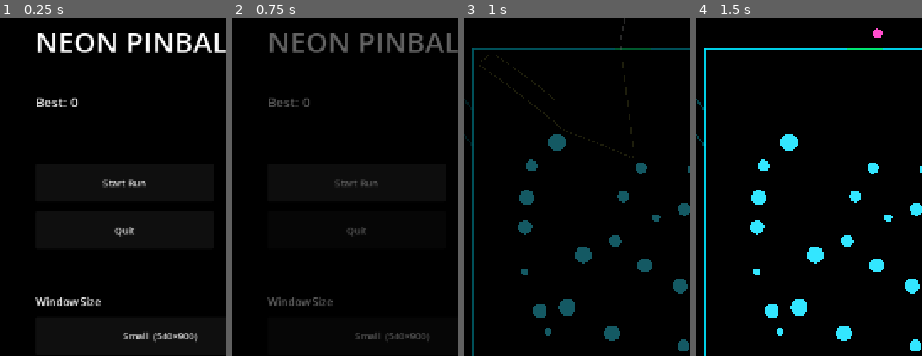
Above: before the commit, frames 1-4 (left to right).
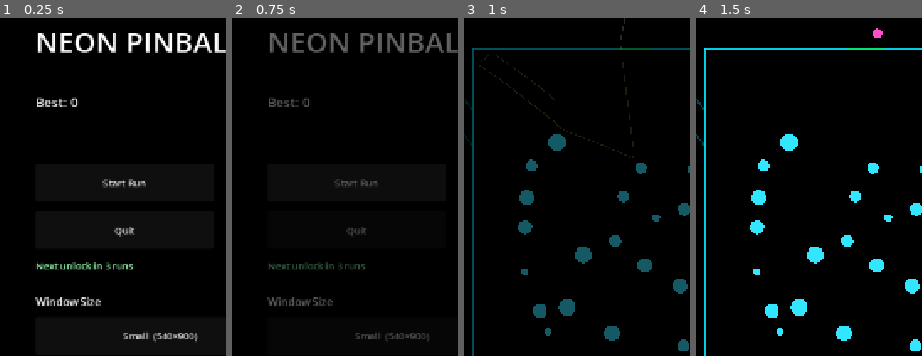
Above: after the commit, the same moments.

Repository: GencyZ/NeonPinball
Game: Godot game, scene res://scenes/main_menu.tscn
Same seed, same stepped clock (60 frames per second), same inputs: the game is played once before the commit and once after it.
Inputs (mouse positions are % of the whole screen's width and height, from its top left):
- Up to frame 1 (0.25 s): no input
- Up to frame 2 (0.75 s): click "Start Run" at 0.5 s
- Up to frame 3 (1 s): no input
- Up to frame 4 (1.5 s): tap Enter at 1.25 s; move the mouse to (75, 52) at 1.27 s; hold D from 1.28 s (still down); hold Shift from 1.28 s (still down); click (75, 52) at 1.42 s
The pictures show only the part of the screen within x 14-64%, y 14-64%; the shares and areas given below are measured in that part.

The runs differ from the first frame. In frame 1, 0.6% of the frame differs, in the area x 16-60%, y 72-75%; in frame 2, 0.4%; in frame 3, nothing differs; in frame 4, nothing differs.

Commit message:
feat: add UnlockManager — run-count-gated content unlocks
New unlock_manager.gd gates triggers and gates behind runs_completed
thresholds. GameDB calls apply_unlocks on startup; main menu shows next
unlock progress. 9 new tests, 182/182 passing.

Co-Authored-By: Claude Sonnet 4.6 <noreply@anthropic.com>

Diff:
--- a/game/data/game_database.gd
+++ b/game/data/game_database.gd
@@ -4,8 +4,16 @@
 var gate_defs: Dictionary = {}
 var peg_types: Dictionary = {}
 
+const SaveSystemScript   := preload("res://run/save_system.gd")
+const UnlockManagerScript := preload("res://run/unlock_manager.gd")
+
 func _ready() -> void:
     _register_defaults()
+    _apply_unlocks()
+
+func _apply_unlocks() -> void:
+    var saved := SaveSystemScript.load_data()
+    UnlockManagerScript.apply_unlocks(self, int(saved.get(&"runs_completed", 0)))
 
 func _register_defaults() -> void:
     # --- Peg types ---
--- /dev/null
+++ b/game/run/unlock_manager.gd
@@ -0,0 +1,35 @@
+class_name UnlockManager extends RefCounted
+
+# Unlock table: content gated behind runs_completed count.
+# Items not listed here are available from the start.
+const UNLOCK_TABLE: Array = [
+	{"id": &"chain_bonus",   "type": "trigger", "required_runs": 3 },
+	{"id": &"scatter_angle", "type": "gate",    "required_runs": 5 },
+	{"id": &"double_mult",   "type": "trigger", "required_runs": 8 },
+	{"id": &"scatter_split", "type": "gate",    "required_runs": 12},
+]
+
+# Returns ids of all items unlocked so far.
+static func unlocked_ids(runs_completed: int) -> Array[StringName]:
+	var result: Array[StringName] = []
+	for entry in UNLOCK_TABLE:
+		if runs_completed >= int(entry["required_runs"]):
+			result.append(entry["id"] as StringName)
+	return result
+
+# Returns the next locked entry, or {} if everything is unlocked.
+static func next_unlock(runs_completed: int) -> Dictionary:
+	for entry in UNLOCK_TABLE:
+		if runs_completed < int(entry["required_runs"]):
+			return entry
+	return {}
+
+# Removes locked items from GameDB in-place.
+static func apply_unlocks(db: Object, runs_completed: int) -> void:
+	for entry in UNLOCK_TABLE:
+		if runs_completed < int(entry["required_runs"]):
+			var id := entry["id"] as StringName
+			match entry["type"]:
+				"trigger": db.triggers.erase(id)
+				"gate":    db.gate_defs.erase(id)
+				"peg":     db.peg_types.erase(id)
--- a/game/tests/test_entry_resolver.gd
+++ b/game/tests/test_entry_resolver.gd
@@ -26,8 +26,8 @@
 	for edge in [EntryResolver.BoardEdge.TOP, EntryResolver.BoardEdge.LEFT,
 				 EntryResolver.BoardEdge.RIGHT]:
 		var cd := EntryResolver.channel_dir(edge, GAME_RECT)
-		var gate_pos := EntryResolver.resolve(edge, EntryResolver.LAUNCHER_T[edge], GAME_RECT)[&"pos"]
-		var expected := (gate_pos - EntryResolver.LAUNCHER_POS[edge]).normalized()
+		var gate_pos: Vector2 = EntryResolver.resolve(edge, EntryResolver.LAUNCHER_T[edge], GAME_RECT)[&"pos"]
+		var expected: Vector2 = (gate_pos - EntryResolver.LAUNCHER_POS[edge]).normalized()
 		assert_almost_eq(cd.x, expected.x, 1e-4, "channel_dir.x edge %d" % edge)
 		assert_almost_eq(cd.y, expected.y, 1e-4, "channel_dir.y edge %d" % edge)
 		assert_almost_eq(cd.length(), 1.0, 1e-4, "channel_dir normalized edge %d" % edge)
--- a/game/tests/test_game_database.gd
+++ b/game/tests/test_game_database.gd
@@ -6,10 +6,9 @@
     assert_true(GameDB.triggers.has(&"big_hit"),      "big_hit registered")
 
 func test_gates_registered() -> void:
-    assert_true(GameDB.gate_defs.has(&"normal"),        "normal gate registered")
-    assert_true(GameDB.gate_defs.has(&"accel"),         "accel gate registered")
-    assert_true(GameDB.gate_defs.has(&"scatter_angle"), "scatter_angle gate registered")
-    assert_true(GameDB.gate_defs.has(&"scatter_split"), "scatter_split gate registered")
+    assert_true(GameDB.gate_defs.has(&"normal"), "normal gate always available")
+    assert_true(GameDB.gate_defs.has(&"accel"),  "accel gate always available")
+    # scatter_angle (5 runs) and scatter_split (12 runs) are unlock-gated
 
 func test_peg_bonus_definition() -> void:
     var t: TriggerDef = GameDB.triggers[&"peg_bonus"]
@@ -26,7 +25,3 @@
 func test_accel_gate_speed_mul() -> void:
     var g: GateDef = GameDB.gate_defs[&"accel"]
     assert_almost_eq(g.speed_mul, 1.5, 1e-4)
-
-func test_scatter_split_count() -> void:
-    var g: GateDef = GameDB.gate_defs[&"scatter_split"]
-    assert_eq(g.split_count, 3)
--- /dev/null
+++ b/game/tests/test_unlock_manager.gd
@@ -0,0 +1,65 @@
+extends GutTest
+
+const UnlockManagerScript := preload("res://run/unlock_manager.gd")
+
+class FakeDB:
+	var triggers: Dictionary = {}
+	var gate_defs: Dictionary = {}
+	var peg_types: Dictionary = {}
+
+func test_zero_runs_no_extra_unlocks() -> void:
+	var ids: Array[StringName] = UnlockManagerScript.unlocked_ids(0)
+	assert_false(ids.has(&"chain_bonus"),   "0 runs: chain_bonus locked")
+	assert_false(ids.has(&"scatter_angle"), "0 runs: scatter_angle locked")
+	assert_false(ids.has(&"double_mult"),   "0 runs: double_mult locked")
+	assert_false(ids.has(&"scatter_split"), "0 runs: scatter_split locked")
+
+func test_three_runs_unlocks_chain_bonus() -> void:
+	var ids: Array[StringName] = UnlockManagerScript.unlocked_ids(3)
+	assert_true(ids.has(&"chain_bonus"),     "3 runs: chain_bonus unlocked")
+	assert_false(ids.has(&"scatter_angle"),  "3 runs: scatter_angle still locked")
+
+func test_five_runs_unlocks_scatter_angle() -> void:
+	var ids: Array[StringName] = UnlockManagerScript.unlocked_ids(5)
+	assert_true(ids.has(&"chain_bonus"))
+	assert_true(ids.has(&"scatter_angle"),  "5 runs: scatter_angle unlocked")
+	assert_false(ids.has(&"double_mult"),   "5 runs: double_mult still locked")
+
+func test_twelve_runs_all_unlocked() -> void:
+	var ids: Array[StringName] = UnlockManagerScript.unlocked_ids(12)
+	assert_true(ids.has(&"chain_bonus"))
+	assert_true(ids.has(&"scatter_angle"))
+	assert_true(ids.has(&"double_mult"))
+	assert_true(ids.has(&"scatter_split"), "12 runs: everything unlocked")
+
+func test_next_unlock_at_zero() -> void:
+	var nxt: Dictionary = UnlockManagerScript.next_unlock(0)
+	assert_false(nxt.is_empty(), "0 runs: next unlock exists")
+	assert_eq(int(nxt["required_runs"]), 3)
+
+func test_next_unlock_at_three() -> void:
+	var nxt: Dictionary = UnlockManagerScript.next_unlock(3)
+	assert_eq(int(nxt["required_runs"]), 5)
+
+func test_next_unlock_fully_unlocked() -> void:
+	var nxt: Dictionary = UnlockManagerScript.next_unlock(99)
+	assert_true(nxt.is_empty(), "99 runs: all unlocked, next is empty")
+
+func test_apply_unlocks_removes_locked_triggers() -> void:
+	var fake := FakeDB.new()
+	fake.triggers = {&"chain_bonus": true, &"double_mult": true}
+	fake.gate_defs = {}
+	fake.peg_types = {}
+	UnlockManagerScript.apply_unlocks(fake, 0)
+	assert_false(fake.triggers.has(&"chain_bonus"),  "chain_bonus removed at 0 runs")
+	assert_false(fake.triggers.has(&"double_mult"),  "double_mult removed at 0 runs")
+
+func test_apply_unlocks_keeps_earned_items() -> void:
+	var fake := FakeDB.new()
+	fake.triggers  = {&"chain_bonus": true, &"double_mult": true}
+	fake.gate_defs = {&"scatter_angle": true}
+	fake.peg_types = {}
+	UnlockManagerScript.apply_unlocks(fake, 5)
+	assert_true(fake.triggers.has(&"chain_bonus"),   "chain_bonus kept at 5 runs")
+	assert_true(fake.gate_defs.has(&"scatter_angle"),"scatter_angle kept at 5 runs")
+	assert_false(fake.triggers.has(&"double_mult"),  "double_mult removed at 5 runs")
--- a/game/view/main_menu.gd
+++ b/game/view/main_menu.gd
@@ -1,7 +1,8 @@
 extends Control
 
-const SaveSystemScript := preload("res://run/save_system.gd")
+const SaveSystemScript    := preload("res://run/save_system.gd")
 const SettingsSystemScript := preload("res://run/settings_system.gd")
+const UnlockManagerScript  := preload("res://run/unlock_manager.gd")
 
 func _ready() -> void:
 	call_deferred(&"_apply_saved_window_size")
@@ -42,6 +43,20 @@
 	quit_btn.pressed.connect(_on_quit_pressed)
 	add_child(quit_btn)
 
+	# ---- 解锁进度 ----
+	var runs := int(saved.get(&"runs_completed", 0))
+	var nxt: Dictionary = UnlockManagerScript.next_unlock(runs)
+	var unlock_lbl := Label.new()
+	if nxt.is_empty():
+		unlock_lbl.text = "All content unlocked!"
+	else:
+		var need: int = int(nxt["required_runs"]) - runs
+		unlock_lbl.text = "Next unlock in %d run%s" % [need, "s" if need > 1 else ""]
+	unlock_lbl.add_theme_font_size_override(&"font_size", 16)
+	unlock_lbl.modulate = Color(0.6, 1.0, 0.7)
+	unlock_lbl.position = Vector2(180, 580)
+	add_child(unlock_lbl)
+
 	# ---- 分辨率 ----
 	var res_label := Label.new()
 	res_label.text = "Window Size"
